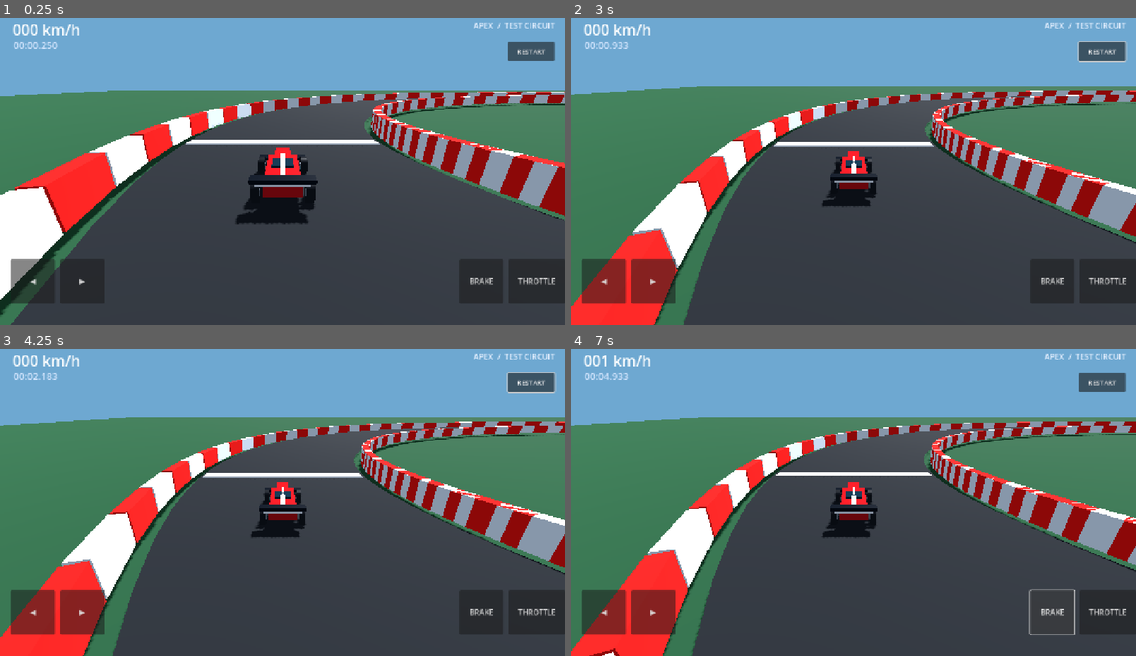
Above: before the commit, frames 1-4 (two rows, left to right).
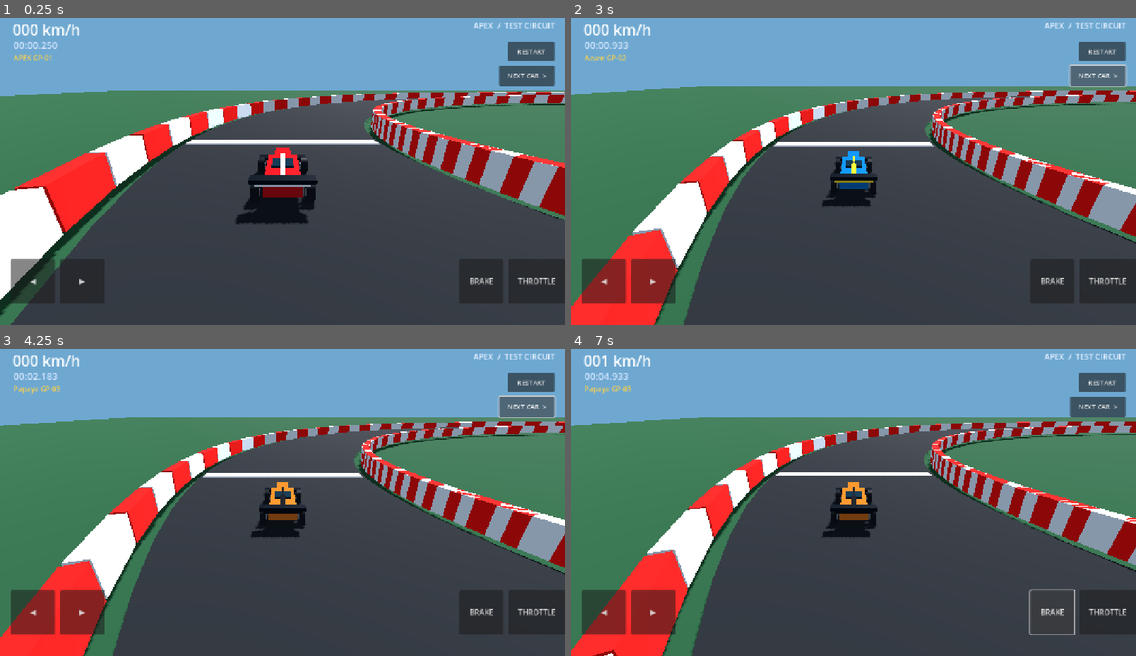
Above: after the commit, the same moments.

Repository: dhruvbhattacharjee009-creator/Apex_racing
Game: Godot game, scene res://scenes/main.tscn
The game is run twice, just before and just after one commit, with the same random seed, the same clock (stepped at 60 frames per second) and the same inputs.
Inputs (mouse positions are in pixels of both pictures, inside the frame that each line leads up to):
- Up to frame 1 (0.25 s): no input
- Up to frame 2 (3 s): click "RESTART" at 0.5 s; click "RESTART" at 1.25 s; click "RESTART" at 2 s; click (1096, 76) at 2.75 s, where only the run after the commit has a clickable "NEXT CAR >"
- Up to frame 3 (4.25 s): click (525, 407) at 3.5 s, where only the run after the commit has a clickable "NEXT CAR >"
- Up to frame 4 (7 s): click "◀" at 4.25 s; click "▶" at 5 s; click "BRAKE" at 5.75 s; hold D (steer_right) from 6.53 s (still down)

The runs differ from the first frame. In frame 1, 0.7% of the frame differs, in the area x 2-99%, y 11-23%; in frame 2, 1.3%; in frame 3, 1.3%; in frame 4, 1.5%, in the area x 0-100%, y 11-100%.

Commit message:
Add touchscreen next-car selector to racing HUD

Diff:
--- a/scripts/racing_hud.gd
+++ b/scripts/racing_hud.gd
@@ -4,8 +4,11 @@
 var player: Node3D
 var race_time := 0.0
 var on_restart: Callable
+var on_next_car: Callable
+var selected_car_name := "APEX GP-01"
 var speed_label: Label
 var time_label: Label
+var car_label: Label
 
 func _ready() -> void:
 	_build_hud()
@@ -15,6 +18,8 @@
 		speed_label.text = "%03d km/h" % int(abs(player.get("speed_kmh")))
 	if time_label:
 		time_label.text = _format_time(race_time)
+	if car_label:
+		car_label.text = selected_car_name
 
 func _build_hud() -> void:
 	var root := Control.new()
@@ -35,6 +40,13 @@
 	time_label.add_theme_font_size_override("font_size", 22)
 	time_label.add_theme_color_override("font_color", Color(0.85, 0.91, 1.0))
 	root.add_child(time_label)
+
+	car_label = Label.new()
+	car_label.text = selected_car_name
+	car_label.position = Vector2(30, 101)
+	car_label.add_theme_font_size_override("font_size", 16)
+	car_label.add_theme_color_override("font_color", Color(1.0, 0.82, 0.28))
+	root.add_child(car_label)
 
 	var title := Label.new()
 	title.text = "APEX  /  TEST CIRCUIT"
@@ -66,6 +78,18 @@
 	restart.pressed.connect(_restart_pressed)
 	root.add_child(restart)
 
+	var next_car := Button.new()
+	next_car.text = "NEXT CAR  >"
+	next_car.anchor_left = 1.0
+	next_car.anchor_right = 1.0
+	next_car.offset_left = -150
+	next_car.offset_right = -24
+	next_car.offset_top = 130
+	next_car.offset_bottom = 176
+	next_car.add_theme_font_size_override("font_size", 15)
+	next_car.pressed.connect(_next_car_pressed)
+	root.add_child(next_car)
+
 func _add_hold_button(root: Control, caption: String, action: StringName, offset: Vector2, size: Vector2, right_side: bool) -> void:
 	var button := Button.new()
 	button.text = caption
@@ -87,6 +111,10 @@
 	if on_restart.is_valid():
 		on_restart.call()
 
+func _next_car_pressed() -> void:
+	if on_next_car.is_valid():
+		on_next_car.call()
+
 func _format_time(value: float) -> String:
 	var minutes := int(value / 60.0)
 	var seconds := fmod(value, 60.0)
